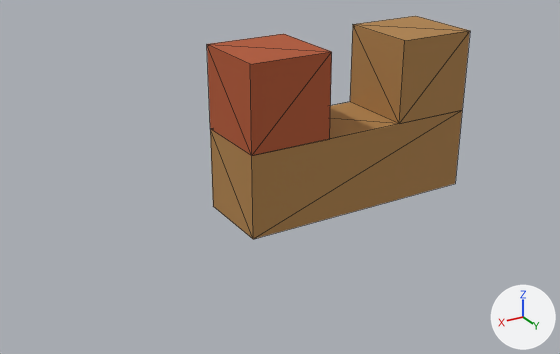
The glTF model packages/deadvox/src/content/base/assets/models/round_357_h_magnum.glb: old version first, new version second.
Camera for both pictures: a camera (50 mm lens) standing at (0.067, 0.0675, 0.0305) and looking at (0.0268, 0.0004, -0.003). The lights are fixed; the arrows at lower right show +X, +Y and +Z. The older version comes first. Mesh edges are drawn as thin lines. Where no turn or scale is listed for an object, it has been applied to the vertices. Vertices at exactly the same position are counted once.

Names of what the first picture shows: 'cartridge:cartridge-model'.
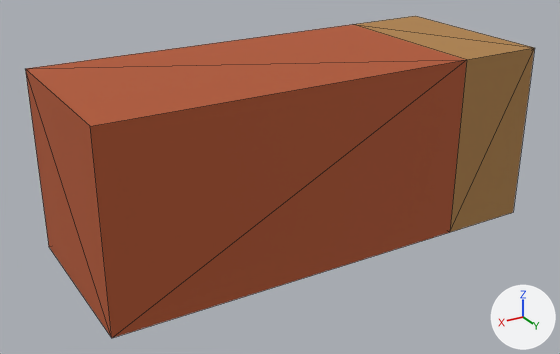
Location of each change, [x1, y1, x2, y2] in pixels of the pictures (560 x 354 px):
'cartridge:cartridge-model', reshaped (94% wider, 44% taller): before [207, 16, 470, 239]; after [25, 16, 535, 338]

What the commit changed:
me_cartridge_cartridge_model is used by ob_cartridge_cartridge_model.
me_cartridge_cartridge_model had 20 vertices, 32 faces and spanned x 0.0..0.03, y -0.01..0.0, z -0.01..0.01.
me_cartridge_cartridge_model now has 12 vertices, 20 faces and spans x 0.0..0.05, y -0.01..0.01, z -0.01..0.01.
Part 1, on me_cartridge_cartridge_model:
17 vertices are removed from x 0.0..0.03, y -0.01..0.0, z -0.01..0.01.
32 faces are deleted.
9 vertices are added at x 0.0..0.05, y -0.01..0.01, z -0.01..0.01.
10 new faces join them, mat_b35730 (orange #b35730).
10 new faces join them, mat_b0824a (brown #b0824a).
